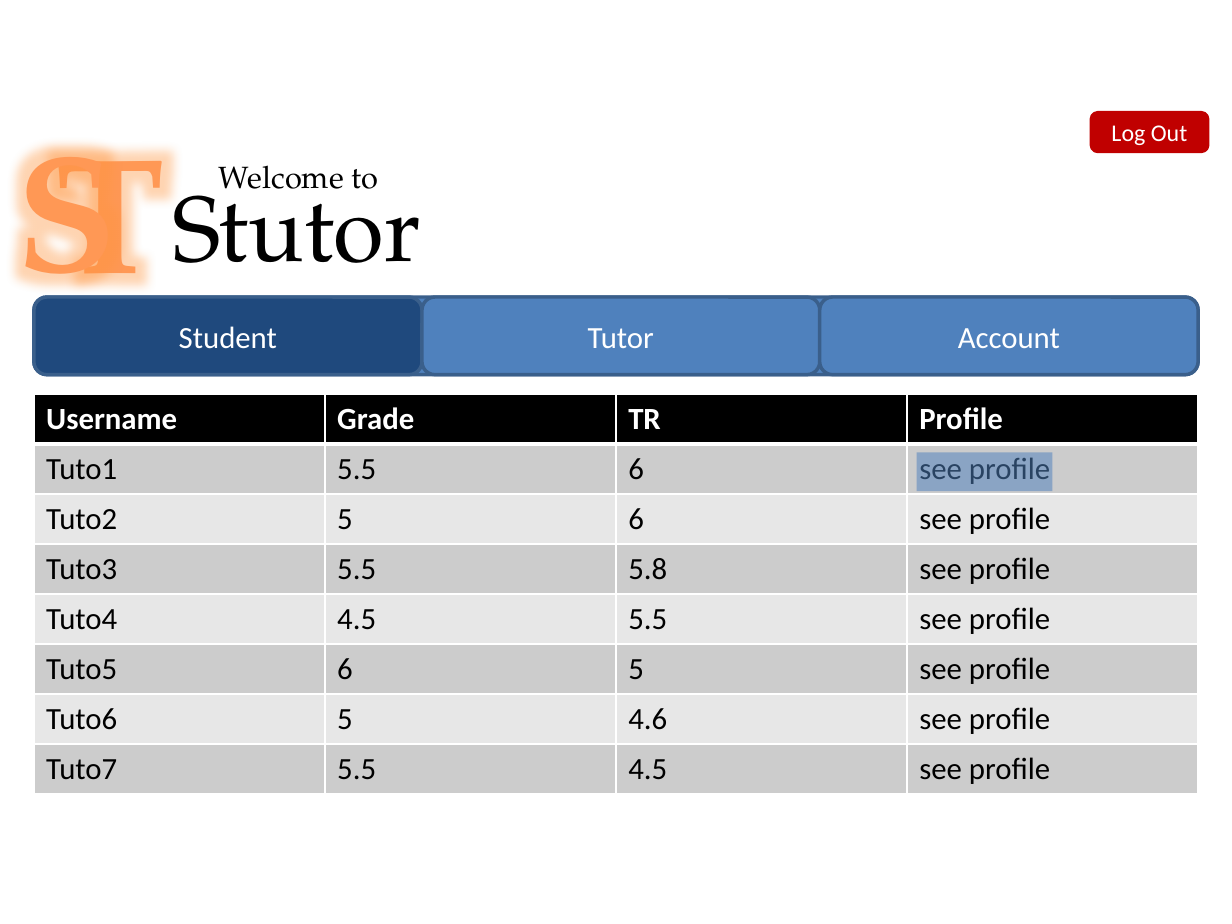
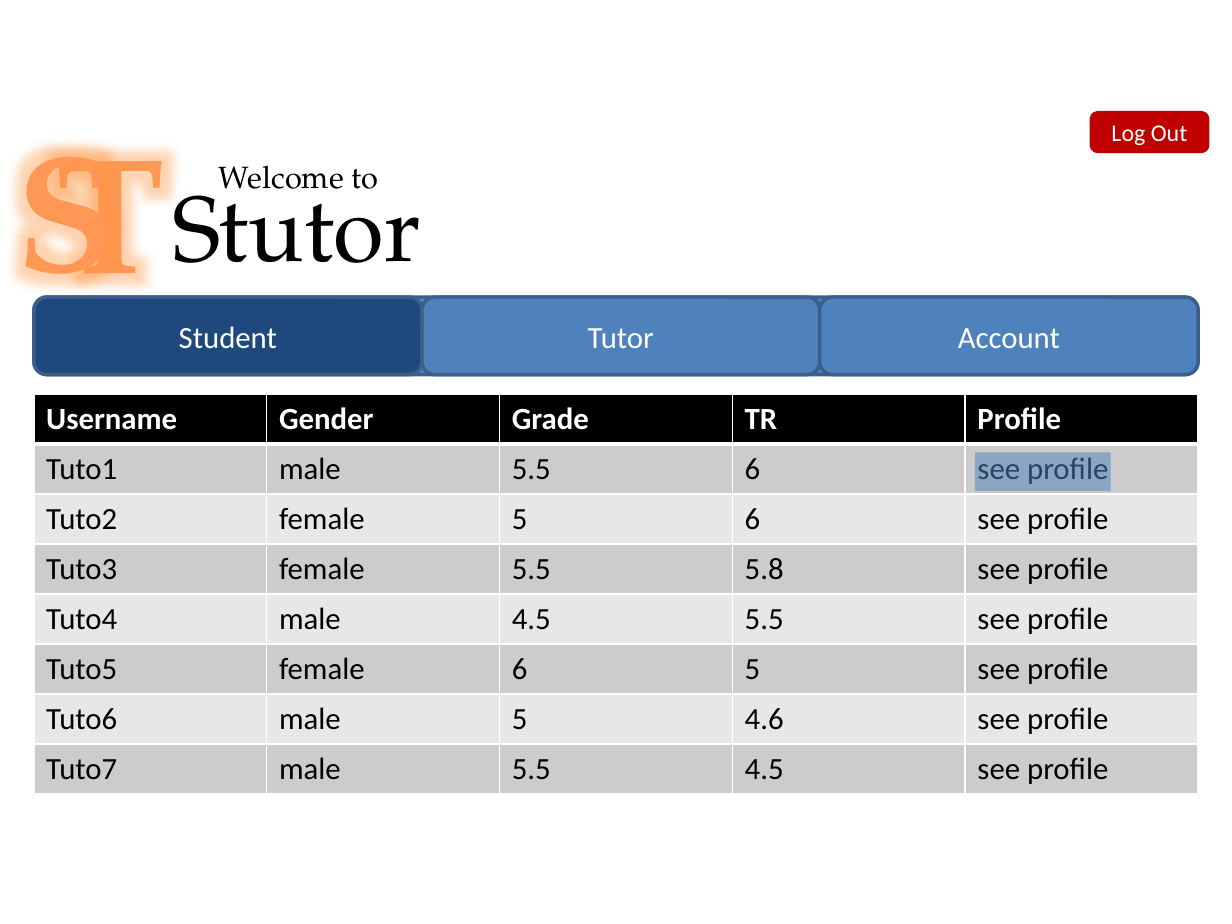
Before and after one commit to unibe-ese/ese2015-team8, a slide deck: slide 3 of Prototypes/Power Point Prototype/Einzeln/Main.pptx. Drawn at 1232x924 pixels with LibreOffice and Linux fonts; fonts in the diff are those of the drawing; background and template pictures are left out. Boxes give left, top, right and bottom in pixels: in the first picture for what was removed or moved away, otherwise in the second. Text is boxed around its words. In the diff, an @@ line names an element or a change of style, - is before the commit and + after.

Commit message:
Fixed some issues with my Prototype
Added gender of tutor in Tutor-Search and Fixed a Menu bug.

```diff
--- a/Prototypes/Power Point Prototype/Einzeln/Main.pptx
+++ b/Prototypes/Power Point Prototype/Einzeln/Main.pptx
@@ table at box(34, 394, 1199, 793) @@
+column 2: Gender | male | female | female | male | female | male | male
@@ rectangle: place and size @@
-rectangle at box(917, 452, 1052, 490)
+rectangle at box(975, 452, 1110, 490)
```
Also in this commit, not shown: 3 other slides changed, 1 other file.
